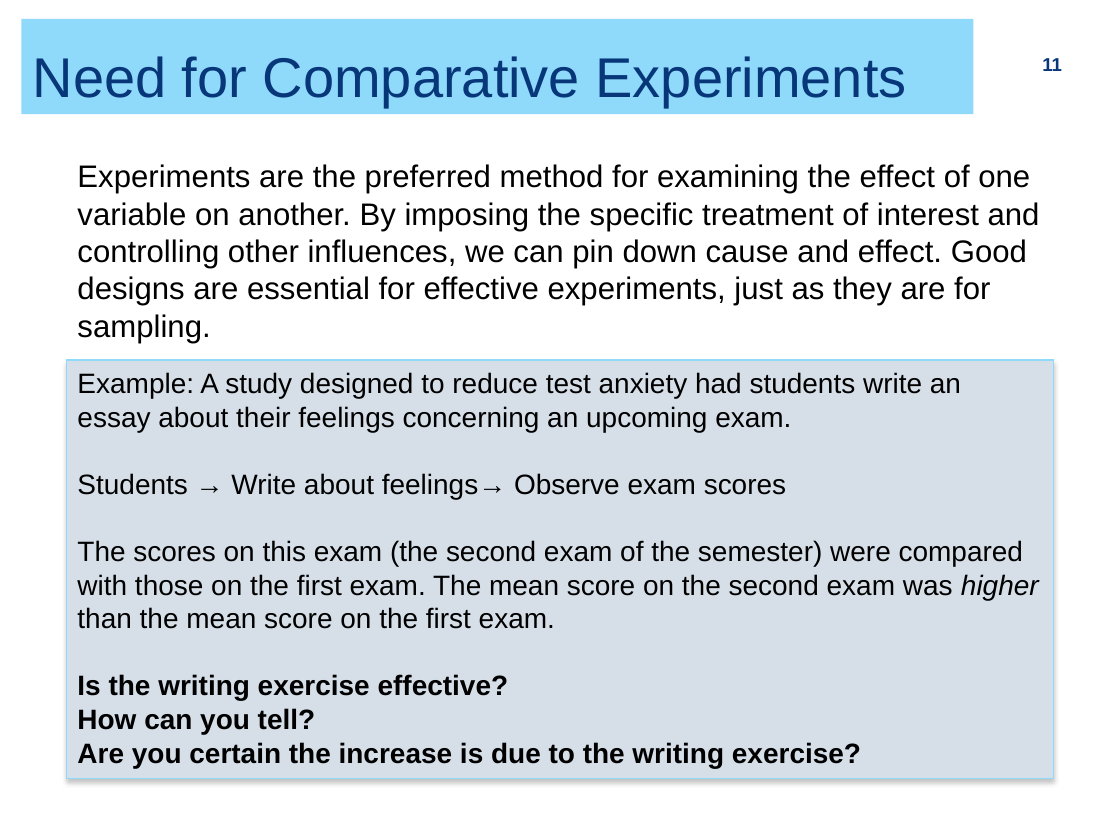
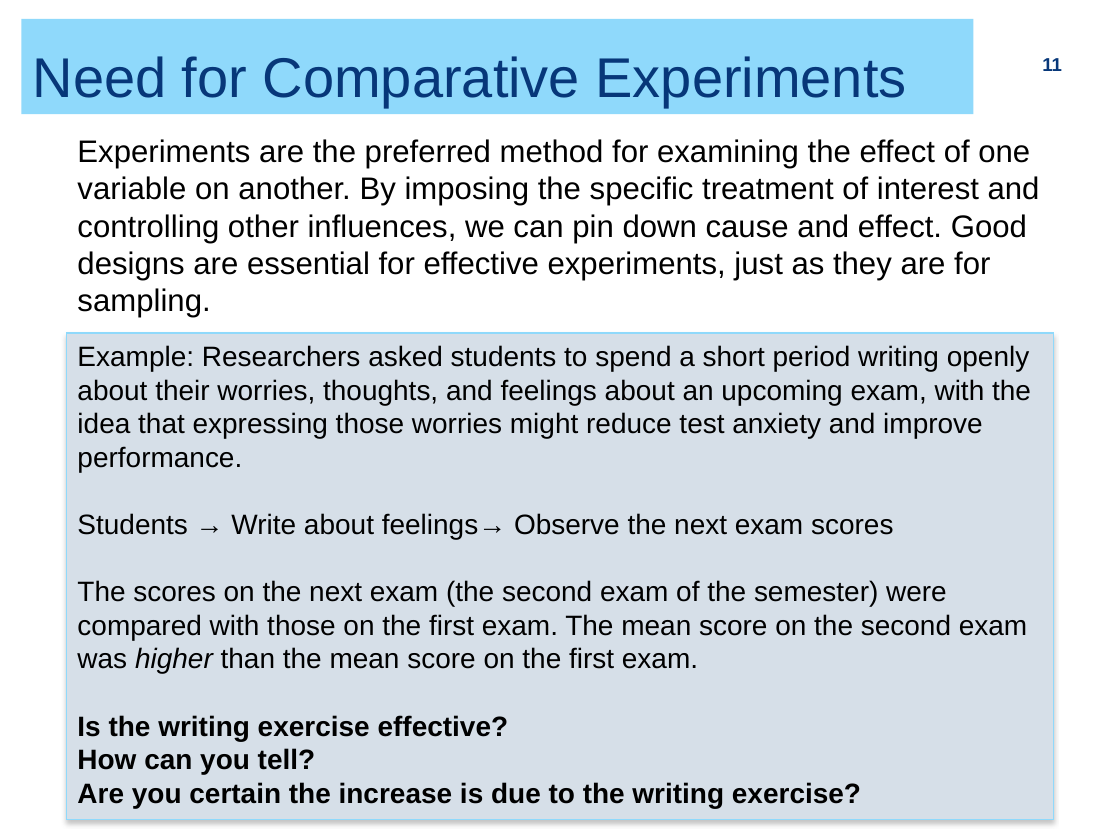
Before and after one commit to ZhiyangGeeZhou/ZhiyangGeeZhou.github.io, a slide deck: slide 11 of attach/UWM/UWM_PH702_2026Fall_Part04.pptx. Drawn at 1120x840 pixels with LibreOffice and Linux fonts; fonts in the diff are those of the drawing. Boxes give left, top, right and bottom in pixels: in the first picture for what was removed or moved away, otherwise in the second. Text is boxed around its words. In the diff, an @@ line names an element or a change of style, - is before the commit and + after.

```diff
--- a/attach/UWM/UWM_PH702_2026Fall_Part04.pptx
+++ b/attach/UWM/UWM_PH702_2026Fall_Part04.pptx
@@ text "Experiments are the preferred method ...": place and size @@
-text "Experiments are the preferred method ..." at [77, 164, 1040, 343]
+text "Experiments are the preferred method ..." at [77, 139, 1040, 318]
@@ rectangle "Example: Researchers asked students to ...": place and size @@
-rectangle "Example: Researchers asked students to ..." at [66, 361, 1053, 780]
+rectangle "Example: Researchers asked students to ..." at [66, 333, 1053, 819]
@@ text in rectangle at [77, 345, 1031, 673]: text changed @@
-Example: A study designed to reduce test anxiety had students write an essay about their feelings concerning an upcoming exam.
-Students → Write about feelings→ Observe exam scores
-The scores on this exam (the second exam of the semester) were compared with those on the first exam. The mean score on the second exam was higher than the mean score on the first exam.
+Example: Researchers asked students to spend a short period writing openly about their worries, thoughts, and feelings about an upcoming exam, with the idea that expressing those worries might reduce test anxiety and improve performance.
+Students → Write about feelings→ Observe the next exam scores
+The scores on the next exam (the second exam of the semester) were compared with those on the first exam. The mean score on the second exam was higher than the mean score on the first exam.
```
Also in this commit, not shown: 9 other slides changed, 1 slide added, 1 slide removed.
